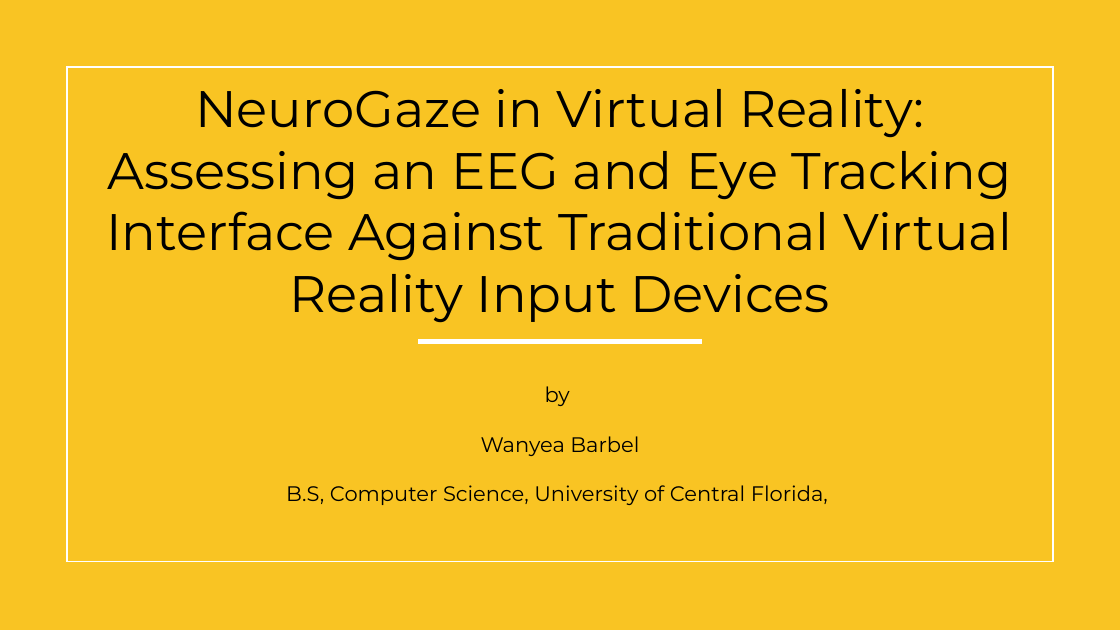
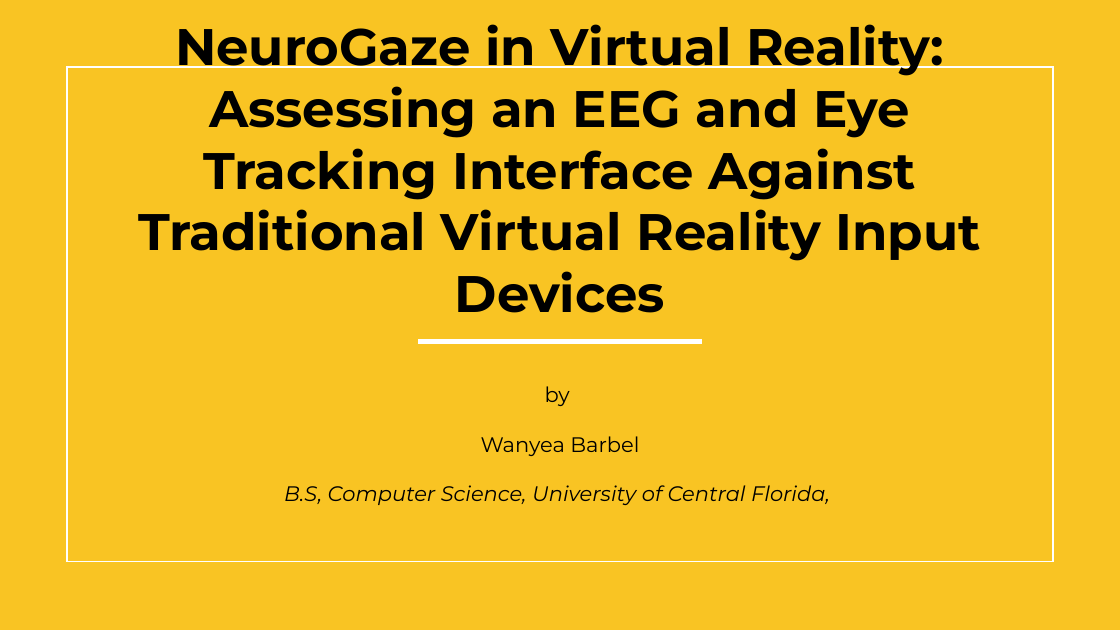
Before and after one commit to Wanyea/NeuroGaze, a slide deck: slide 1 of Research Documents/Thesis/NeuroGazeThesisDefense.pptx. Drawn at 1120x630 pixels with LibreOffice and Linux fonts; fonts in the diff are those of the drawing; background and template pictures are left out. Boxes give left, top, right and bottom in pixels: in the first picture for what was removed or moved away, otherwise in the second. Text is boxed around its words. In the diff, an @@ line names an element or a change of style, - is before the commit and + after.

```diff
--- a/Research Documents/Thesis/NeuroGazeThesisDefense.pptx
+++ b/Research Documents/Thesis/NeuroGazeThesisDefense.pptx
@@ title "NeuroGaze in Virtual Reality: Assessing ..." at [138,24,980,313]: bold on @@
@@ subtitle at [284,485,830,505]: italic on in "B.S, Computer Science, University of Central Florida," @@
```
Also in this commit, not shown: 1 other slide changed, 42 slides added, 1 other file.
